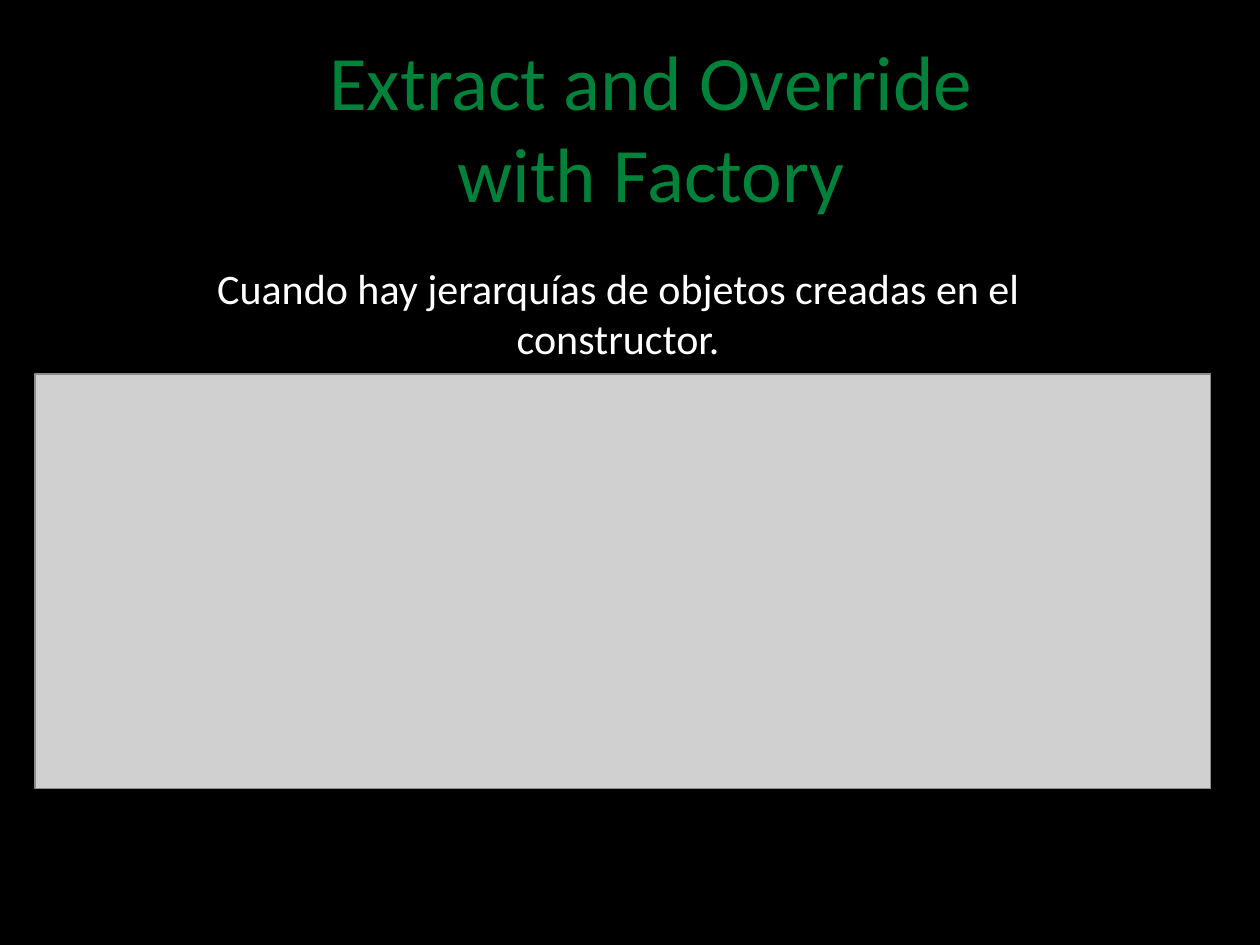
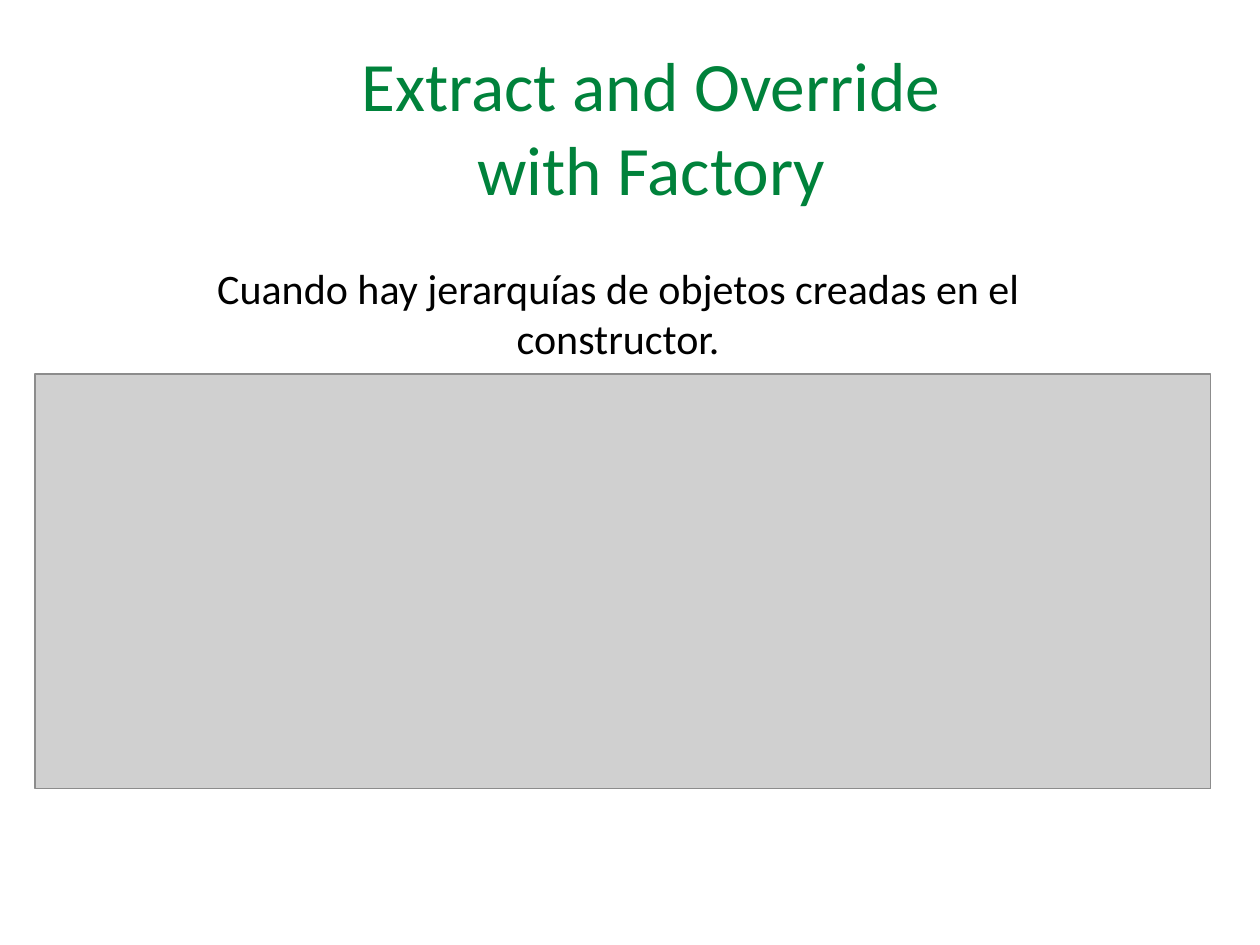
Before and after one commit to angelnunezsalazar/Test-Automation-Java, a slide deck: slide 12 of Diapositivas/6. Legacy Code.pptx (slide 13 before the commit). Drawn at 1260x945 pixels with LibreOffice and Linux fonts; fonts in the diff are those of the drawing; grey boxes stand for pictures; background and template pictures are left out. Boxes give left, top, right and bottom in pixels: in the first picture for what was removed or moved away, otherwise in the second. Text is boxed around its words. In the diff, an @@ line names an element or a change of style, - is before the commit and + after.

```diff
--- a/Diapositivas/6. Legacy Code.pptx
+++ b/Diapositivas/6. Legacy Code.pptx
@@ background picture (left out) to #FFFFFF @@
@@ title "Extract and Override with Factory" at box(362, 63, 940, 207): size 44 to 39.6 pt @@
@@ text "Cuando hay jerarquías de objetos ..." at box(217, 274, 1019, 355): text colour #FFFFFF to #000000 @@
```
Also in this commit, not shown: 18 other slides changed, 1 slide removed.
